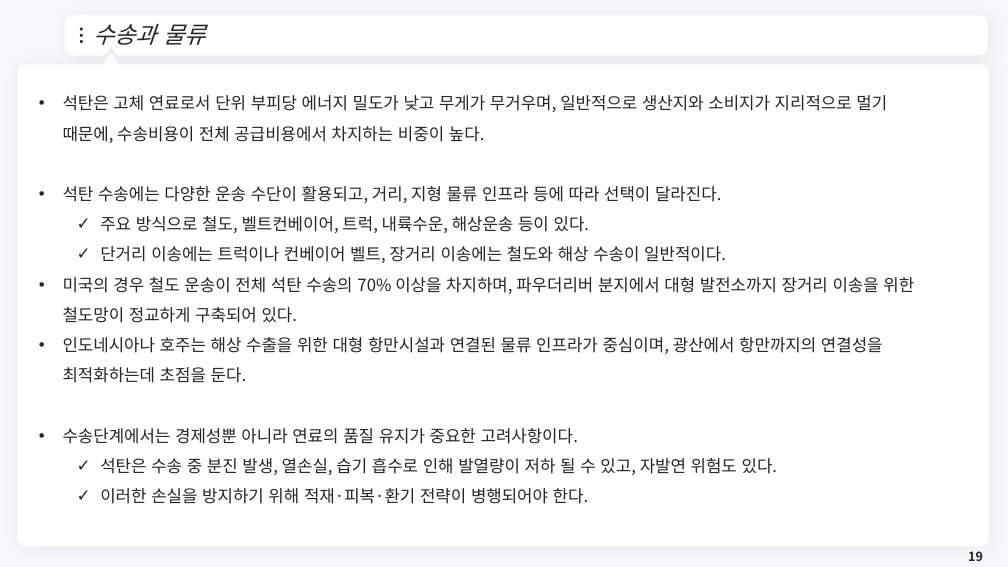
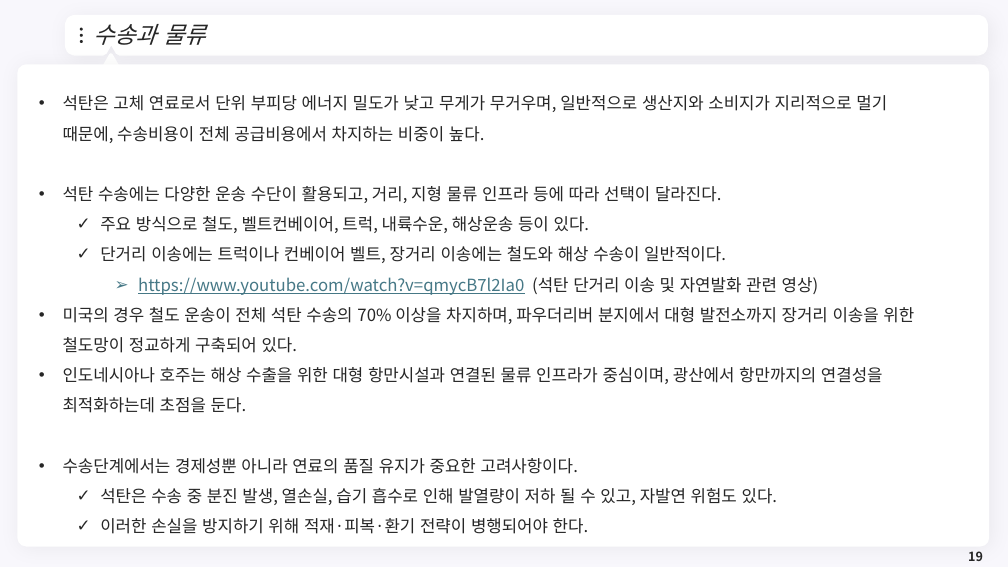
Before and after one commit to meandthey/Teaching, a slide deck: slide 19 of 에너지경제학/자원에너지경제학_Chapter_5 (석탄).pptx. Drawn at 1008x567 pixels with LibreOffice and Linux fonts; fonts in the diff are those of the drawing; background and template pictures are left out. Boxes give left, top, right and bottom in pixels: in the first picture for what was removed or moved away, otherwise in the second. Text is boxed around its words. In the diff, an @@ line names an element or a change of style, - is before the commit and + after.

```diff
--- a/에너지경제학/자원에너지경제학_Chapter_5 (석탄).pptx
+++ b/에너지경제학/자원에너지경제학_Chapter_5 (석탄).pptx
@@ text at bbox=[138, 277, 819, 295]: paragraph added @@
+    ➢ https://www.youtube.com/watch?v=qmycB7l2Ia0 (석탄 단거리 이송 및 자연발화 관련 영상)
```
Also in this commit, not shown: 2 other slides changed, 5 slides added, 1 other file.
